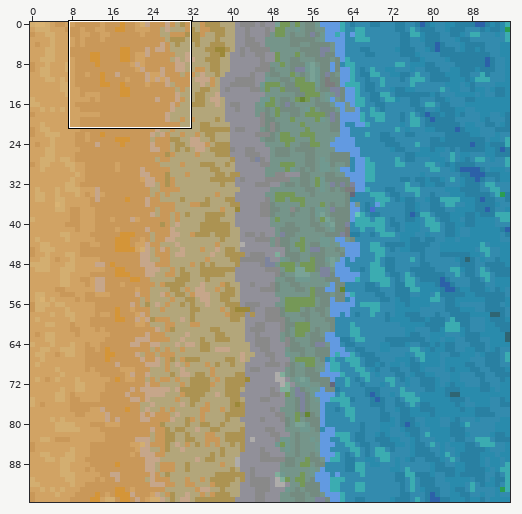
Sprite sheet, stored at assets/textures/tile_beach_right.png. The first picture is a wide view before the edit; the outline marks the close-up.
Close-up. Old version:
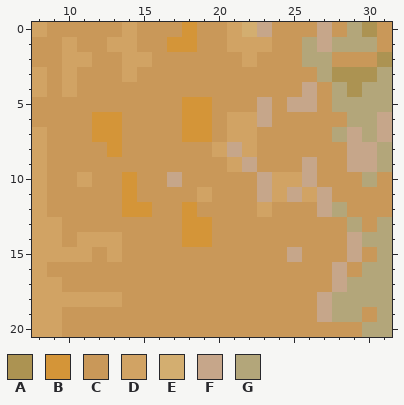
The file is 96x96 pixels. Colours within 5 levels of each other are drawn and written as one. Shown: x 8..31, y 0..20. The commit also changed other parts of the picture, which this record leaves out.
Palette (. is transparent): A #ac9352  B #d49538  C #c99859  D #d1a364  E #d3ae70  F #c6a68a  G #b3a67a
Pixels before, first column x 8:
 0 DCCCCCDCCCBCCDEFCCCFCGAC
 1 CCDCCDDCCBBCCDDDCCGFGGGC
 2 CCDDCCDDCCCCCCDCCCGGCCCA
 3 DCDCCCDCCCCCCCCCCCCGAAAG
 4 DCDCCCCCCCCCCCCCCCFCGAGG
 5 CCCCCCCCCCBBCCCFCFFCGGGG
 6 CCCCBBCCCCBBCDDFCCCCCGGF
 7 DCCCBBCCCCBBCDDCCCCCGFGF
 8 DCCCCBCCCCCCDFDCCCCCCFFG
 9 DCCCCCCCCCCCCDFCCCFCCFFG
10 DCCDCCBCCFCCCCCFDDFCCCGC
11 DCCCCCBCCCCDCCCFDFDFCCCC
12 DCCCCCBBCCBCCCCDCCCFGCCC
13 DDCCCCCCCCBBCCCCCCCCCGCG
14 DDCDDDCCCCBBCCCCCCCCCFGG
15 DDDDCDCCCCCCCCCCCFCCCFCG
16 DCCCCCCCCCCCCCCCCCCCFCGG
17 DDCCCCCCCCCCCCCCCCCCFGGG
18 DDDDDDCCCCCCCCCCCCCFGGGG
19 DDCCCCCCCCCCCCCCCCCFGGCG
20 DDCCCCCCCCCCCCCCCCCCCCGG
After the commit:
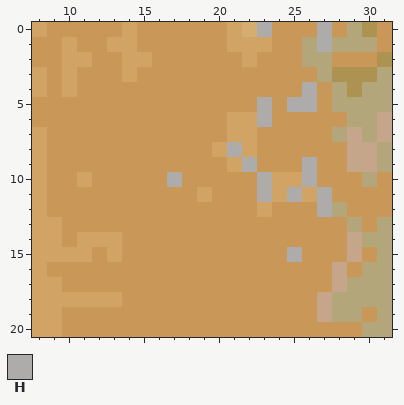
Colours new in this view: H #aeacaa
Diff:
Changed rows in their new state; - is an unchanged pixel.
first column x 12:
 0 ------C----H---H
 1 -----CC--------H
 4 --------------H-
 5 ------CC---H-HH-
 6 CC----CC---H----
 7 CC----CC--------
 8 -C-------H------
 9 ----------H---H-
10 --C--H-----H--H-
11 --C--------H-H-H
12 --CC--C--------H
13 ------CC--------
14 ------CC--------
15 -------------H--
Boxes around the changes in both close-ups, in picture pixels (x1, y1, x2, y2):
changed: (92, 22, 332, 262)
